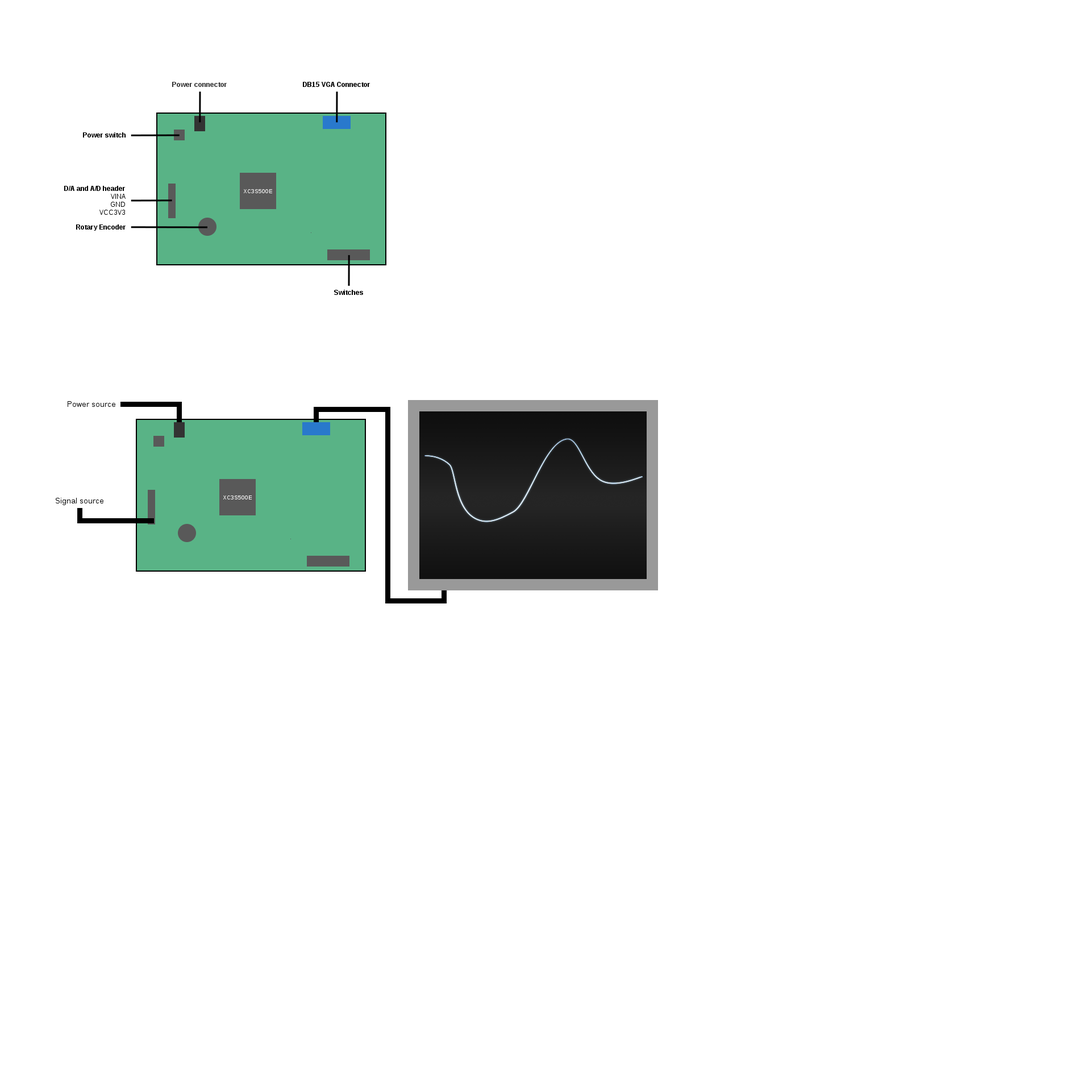
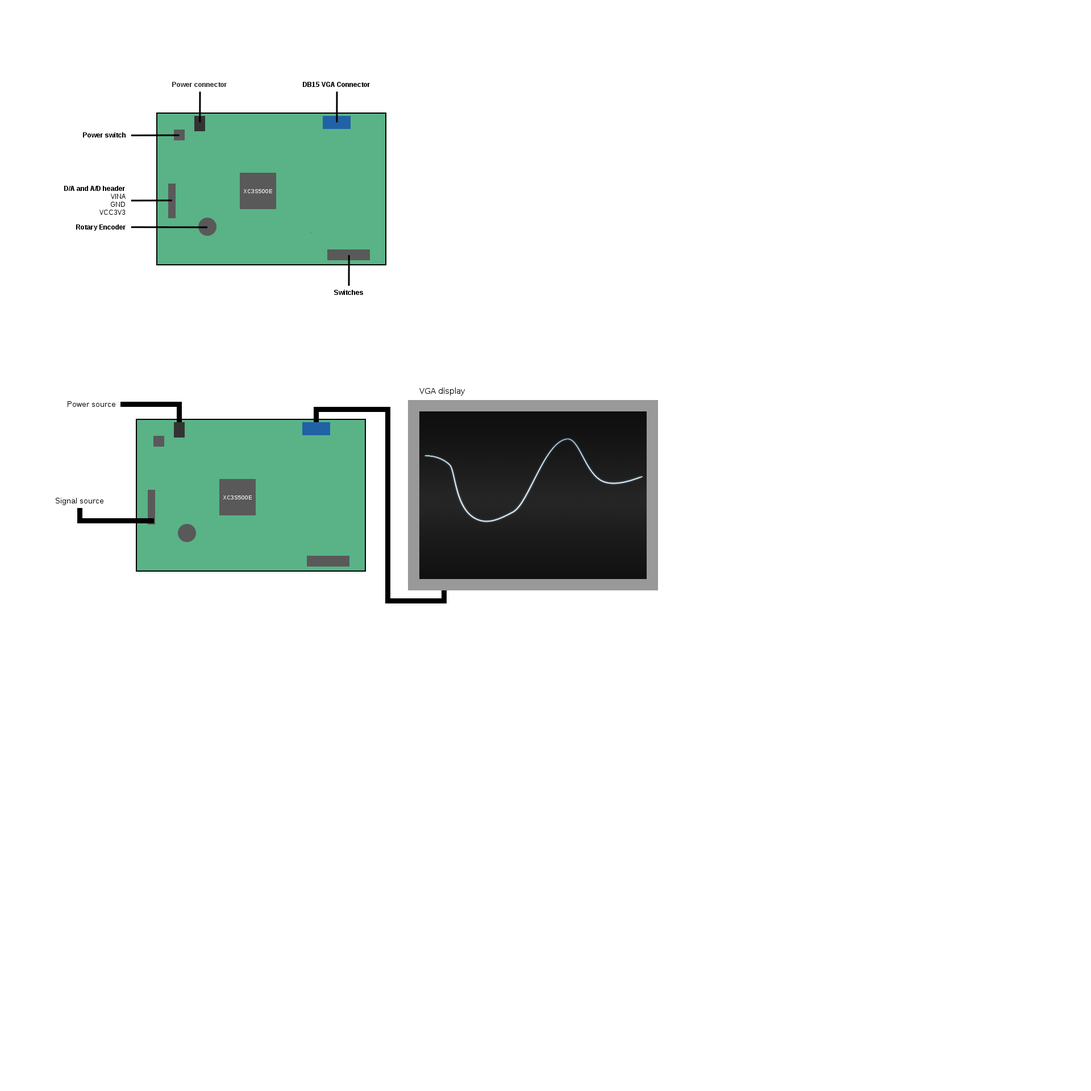
Before/after of a 1091×1091 layered artwork. What changed in the layer stack:
painted on "Layer 3" over [419, 387, 466, 396]
painted on "Layer 1" over [302, 115, 351, 436]
